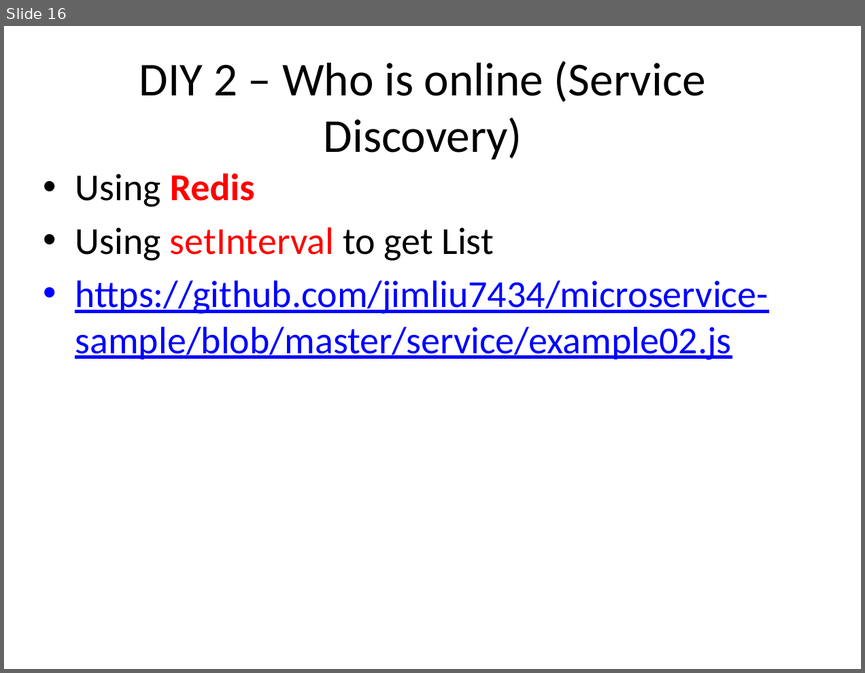
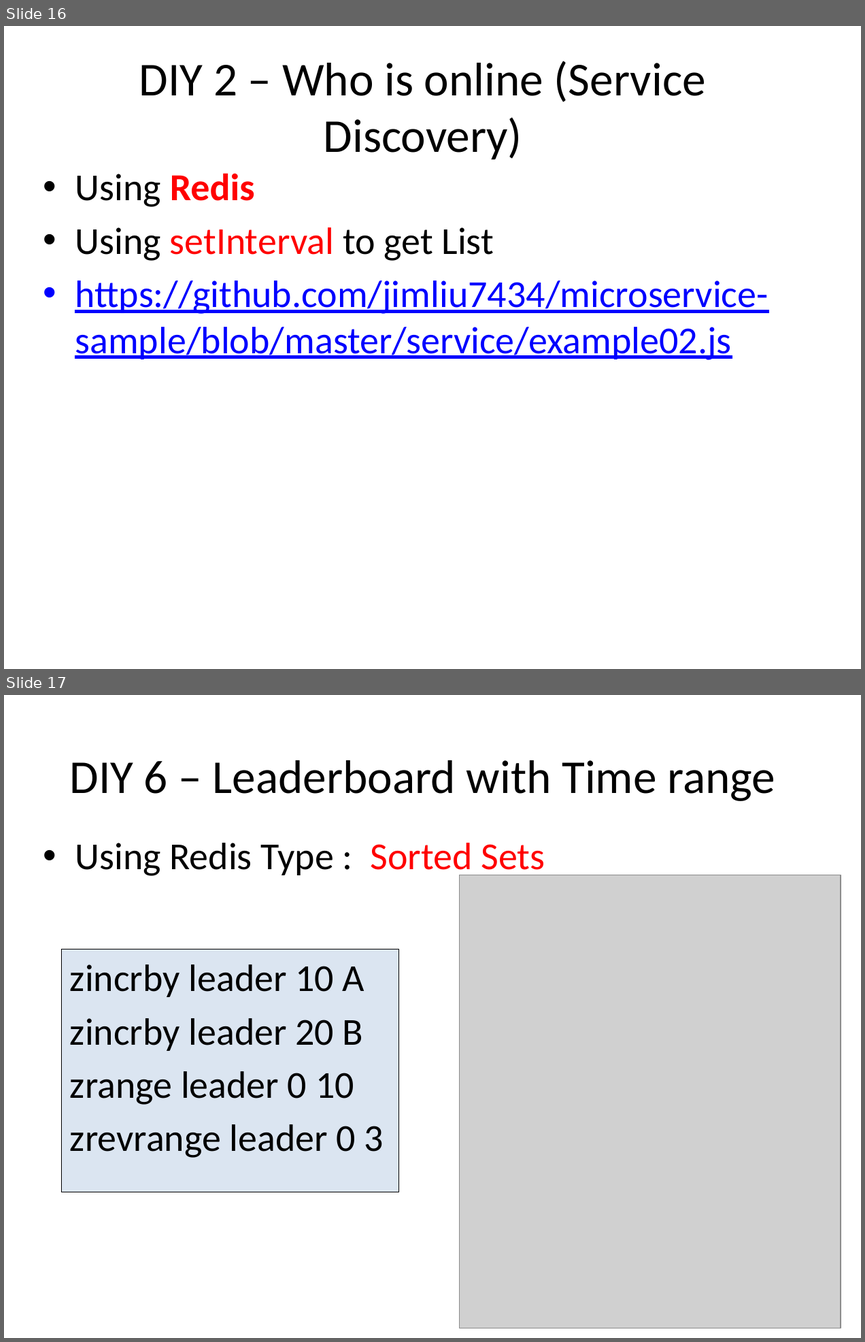
Before and after one commit to jimliu7434/microservice-sample, a slide deck: Microservice02.pptx. Shown one above the other, each under a label of ours: slide 16 before the commit, slides 16 and 17 after it. The pictures are 865x673 and 865x1342 pixels, drawn with LibreOffice and Linux fonts; fonts in the diff are those of the drawing; grey boxes stand for pictures. Boxes give left, top, right and bottom in pixels: in the first picture for what was removed or moved away, otherwise in the second. Text is boxed around its words. In the diff, an @@ line names an element or a change of style, - is before the commit and + after.

```diff
--- a/Microservice02.pptx
+++ b/Microservice02.pptx
@@ slide 17 added at [4, 695, 861, 1338], background #FFFFFF @@
@@ title added at [70, 760, 775, 801], 39.6 pt, text #000000 @@
+DIY 6 – Leaderboard with Time range
@@ text added at [75, 843, 545, 879], 32 pt, text #000000 @@
+• Using Redis Type : Sorted Sets
@@ picture added at [459, 875, 840, 1328] @@
@@ rectangle added at [61, 949, 399, 1191], fill #4F81BD at 20% opacity, outline #000000 0.25 pt, 32 pt, text #000000 @@
+zincrby leader 10 A
+zincrby leader 20 B
+zrange leader 0 10
+zrevrange leader 0 3
```
Also in this commit, not shown: 5 slides changed, 1 other slide added, 1 other file.
